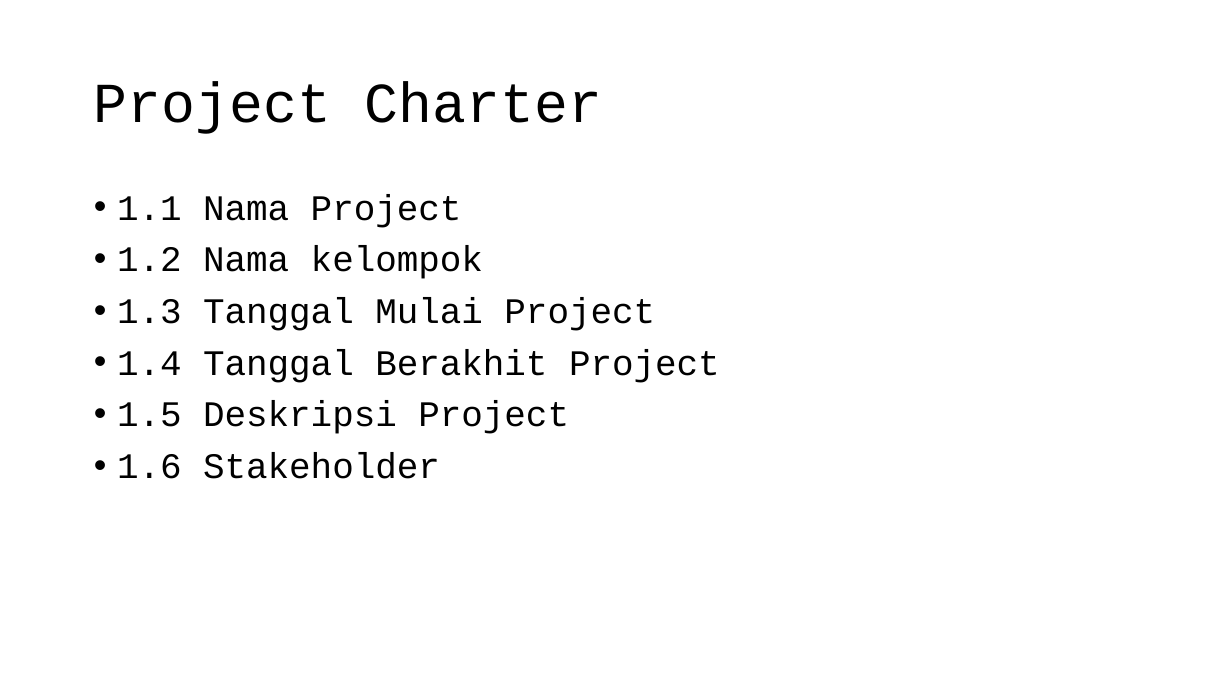
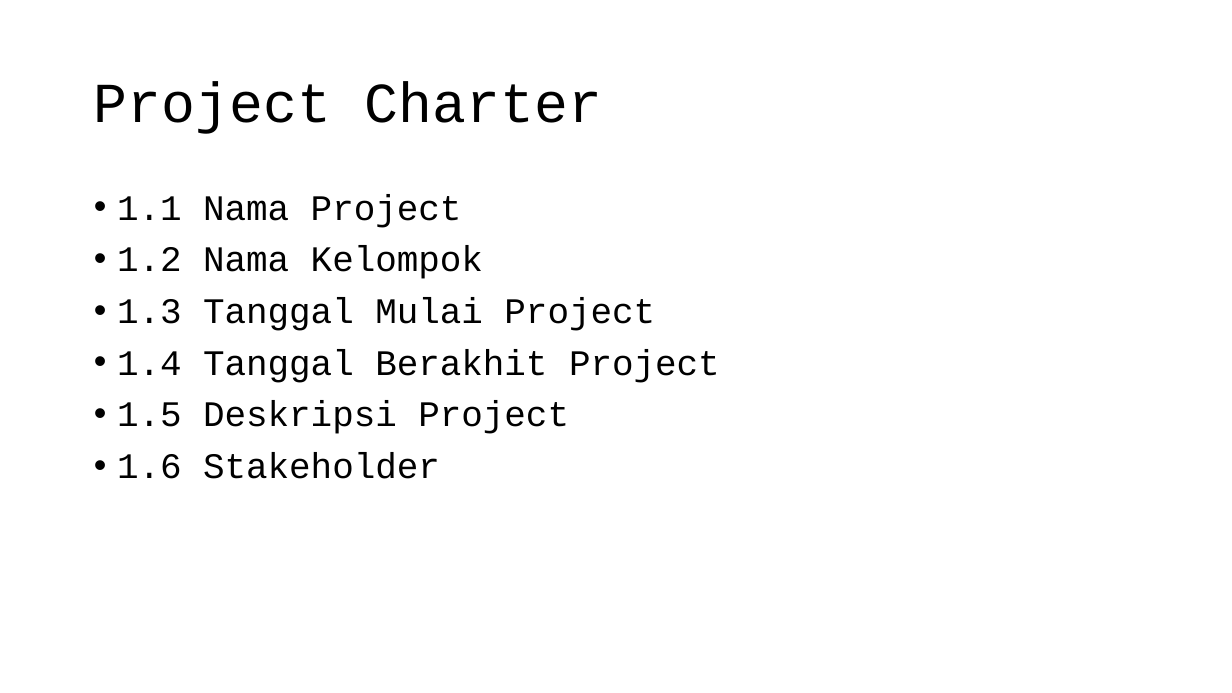
Before and after one commit to gigihyudhamara/PPL4623, a slide deck: slide 2 of Presentasi_PPL4623_KELOMPOK6.pptx. Drawn at 1232x693 pixels with LibreOffice and Linux fonts; fonts in the diff are those of the drawing. Boxes give left, top, right and bottom in pixels: in the first picture for what was removed or moved away, otherwise in the second. Text is boxed around its words. In the diff, an @@ line names an element or a change of style, - is before the commit and + after.

```diff
--- a/Presentasi_PPL4623_KELOMPOK6.pptx
+++ b/Presentasi_PPL4623_KELOMPOK6.pptx
@@ text at (117,246,483,279): text changed @@
-• 1.2 Nama kelompok
+• 1.2 Nama Kelompok
```
Also in this commit, not shown: 1 other slide changed.
